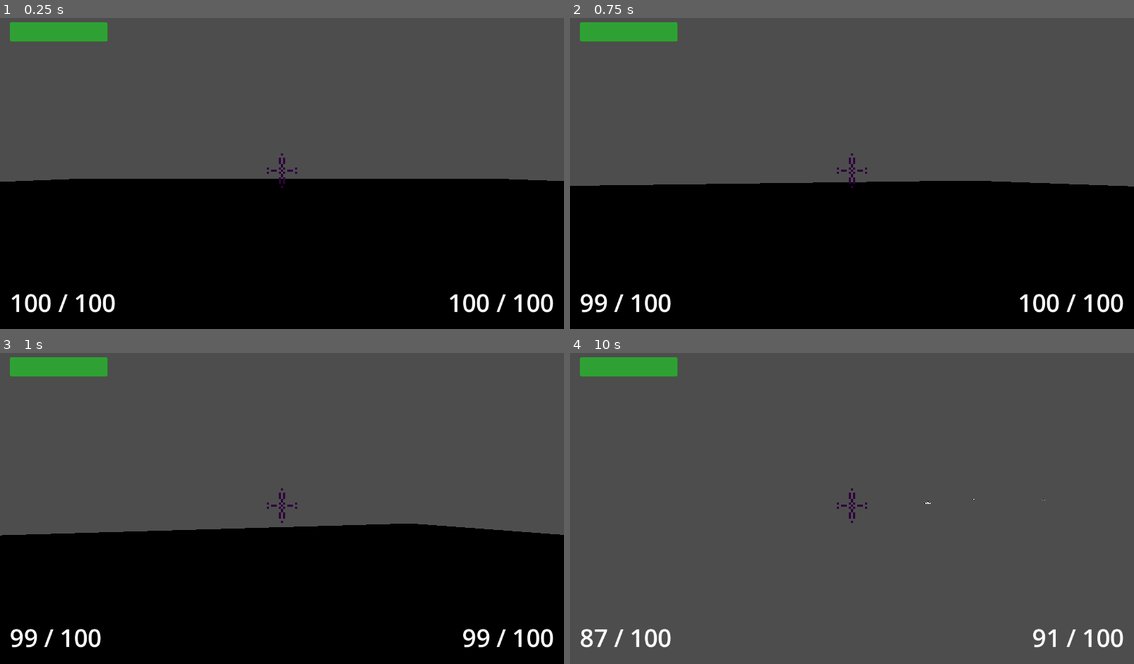
Above: before the commit, frames 1-4 (two rows, left to right).
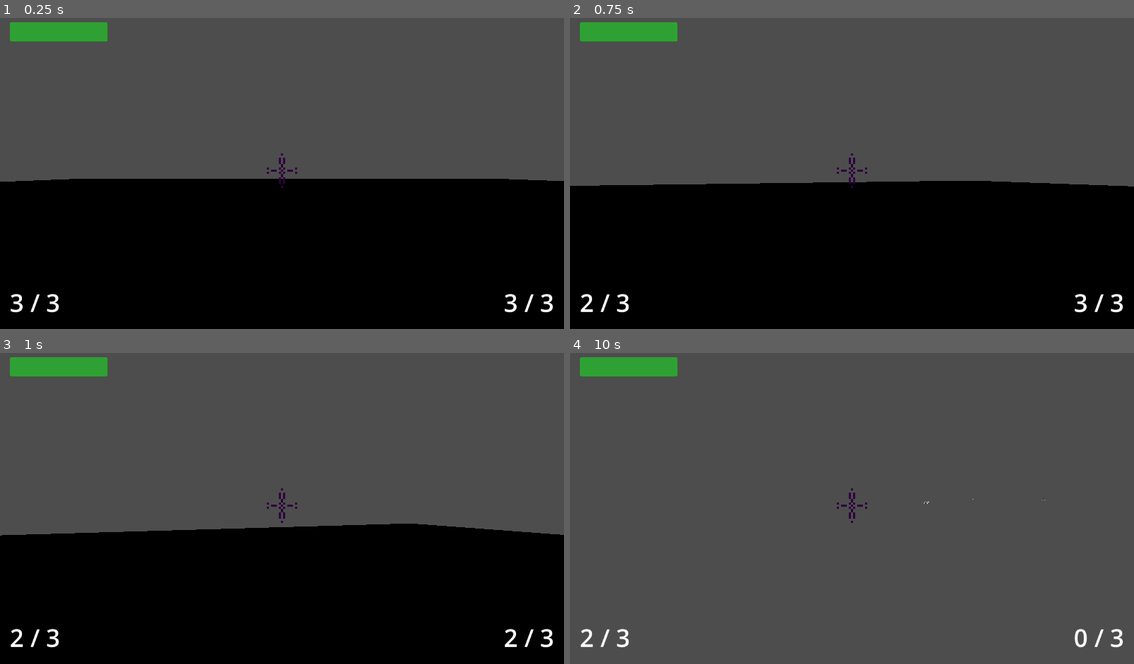
Above: after the commit, the same moments.

Repository: Bubullzz/CodeName-MegaKill
Game: Godot game, scene res://scenes/base.tscn
The game is run twice, just before and just after one commit, with the same random seed, the same clock (stepped at 60 frames per second) and the same inputs.
Inputs (mouse positions are in pixels of both pictures, inside the frame that each line leads up to):
- Up to frame 1 (0.25 s): no input
- Up to frame 2 (0.75 s): tap Enter at 0.5 s; move the mouse to (880, 170) at 0.52 s; hold Up (ui_up) from 0.53 s (still down); click (880, 170) at 0.6 s
- Up to frame 3 (1 s): keep holding Up (ui_up); tap Space (jump) at 0.77 s; right-click (310, 505) at 0.8 s
- Up to frame 4 (10 s): tap Space (jump) at 1.07, 1.52, 1.55, 1.82, 2.1, 3.02, 3.32, 3.77, 3.8, 4.07, 4.25, 4.52, 4.82, 5.75, 6.02, 6.05, 6.32, 6.77, 7.07, 7.25, 7.35, 7.52, 7.82, 8.3, 9.02, 9.32, 9.77 s; move the mouse to (823, 508) at 1.27 s; right-click (823, 508) at 1.35 s; click (823, 508) at 1.42 s; move the mouse to (863, 499) at 2.02 s; click (863, 499) at 2.3 s; move the mouse to (846, 511) at 2.77 s; click (846, 511) at 2.85 s; right-click (846, 511) at 3.05 s; move the mouse to (891, 508) at 3.52 s; right-click (891, 508) at 3.6 s; click (891, 508) at 3.67 s; move the mouse to (806, 502) at 4.27 s; tap 0 at 4.35 s; click (806, 502) at 4.55 s; tap Enter at 5, 6.5 s; move the mouse to (857, 505) at 5.02 s; hold 1 5.03-5.78 s; click (857, 505) at 5.17 s; right-click (857, 505) at 5.3 s; move the mouse to (829, 499) at 5.77 s; release Up (ui_up) at 5.78 s; hold Right (ui_right) 5.78-6.53 s; click (829, 499) at 5.85 s; move the mouse to (880, 505) at 6.52 s; hold Up (ui_up) 6.53-8.78 s; right-click (880, 505) at 6.6 s; click (880, 505) at 6.8 s; move the mouse to (823, 508) at 7.27 s; click (823, 508) at 7.42 s; right-click (823, 508) at 7.55 s; move the mouse to (863, 499) at 8.02 s; click (863, 499) at 8.1 s; move the mouse to (846, 511) at 8.77 s; hold Left (ui_left) 8.78-9.53 s; right-click (846, 511) at 8.85 s; click (846, 511) at 9.05 s; move the mouse to (891, 508) at 9.52 s; hold Up (ui_up) from 9.53 s (still down); hold 0 from 9.53 s (still down); click (891, 508) at 9.67 s; right-click (891, 508) at 9.8 s

The runs differ from the first frame. In frame 1, 1.0% of the frame differs, in the area x 1-99%, y 88-95%; in frame 2, 0.9%; in frame 3, 0.9%; in frame 4, 0.8%.

Commit message:
vrmnt tres tres wow ces betises

Diff:
--- a/project.godot
+++ b/project.godot
@@ -72,6 +72,16 @@
 "events": [Object(InputEventKey,"resource_local_to_scene":false,"resource_name":"","device":-1,"window_id":0,"alt_press …(192 unchanged characters)…
 ]
 }
+left_click={
+"deadzone": 0.2,
+"events": [Object(InputEventMouseButton,"resource_local_to_scene":false,"resource_name":"","device":-1,"window_id":0,"alt_pressed":false,"shift_pressed":false,"ctrl_pressed":false,"meta_pressed":false,"button_mask":0,"position":Vector2(0, 0),"global_position":Vector2(0, 0),"factor":1.0,"button_index":1,"canceled":false,"pressed":false,"double_click":false,"script":null)
+]
+}
+right_click={
+"deadzone": 0.2,
+"events": [Object(InputEventMouseButton,"resource_local_to_scene":false,"resource_name":"","device":-1,"window_id":0,"alt_pressed":false,"shift_pressed":false,"ctrl_pressed":false,"meta_pressed":false,"button_mask":0,"position":Vector2(0, 0),"global_position":Vector2(0, 0),"factor":1.0,"button_index":2,"canceled":false,"pressed":false,"double_click":false,"script":null)
+]
+}
 
 [layer_names]
 
--- a/scenes/base.tscn
+++ b/scenes/base.tscn
@@ -2,10 +2,10 @@
 
 [ext_resource type="Shader" uid="uid://d3enmqypxhrci" path="res://shaders/checkered_text.tres" id="1_rpg24"]
 [ext_resource type="PackedScene" uid="uid://bw1drfqajadyt" path="res://scenes/player.tscn" id="2_baglu"]
-[ext_resource type="PackedScene" uid="uid://dc1iqq12cyce4" path="res://scenes/pistol.tscn" id="3_40w10"]
 [ext_resource type="PackedScene" uid="uid://5ntplykvk5fu" path="res://scenes/ui.tscn" id="4_h5ip5"]
 [ext_resource type="PackedScene" uid="uid://be3p8r6qjxrih" path="res://scenes/goons_manager.tscn" id="5_xvvcp"]
 [ext_resource type="Script" uid="uid://cl484a8d5fshe" path="res://scripts/goons_manager.gd" id="6_hh5oj"]
+[ext_resource type="PackedScene" uid="uid://bely0j6j6uet2" path="res://scenes/weapons/sniper.tscn" id="6_xvvcp"]
 
 [sub_resource type="BoxShape3D" id="BoxShape3D_g5ejs"]
 size = Vector3(5000, 1, 5000)
@@ -33,13 +33,8 @@
 
 [node name="Player" parent="." unique_id=278495042 node_paths=PackedStringArray("left_weapon", "right_weapon") instance=ExtResource("2_baglu")]
 transform = Transform3D(1, 0, 0, 0, 1, 0, 0, 0, 1, -1.64392, 0.5, -1.58216)
-jump_impulse = 25
-left_weapon = NodePath("../Pistol")
-right_weapon = NodePath("../Pistol2")
-
-[node name="Pistol2" parent="." unique_id=821041195 instance=ExtResource("3_40w10")]
-
-[node name="Pistol" parent="." unique_id=1052627702 instance=ExtResource("3_40w10")]
+left_weapon = NodePath("../Sniper")
+right_weapon = NodePath("../Sniper2")
 
 [node name="UI" parent="." unique_id=571154096 instance=ExtResource("4_h5ip5")]
 
@@ -48,3 +43,9 @@
 
 [node name="DirectionalLight3D" type="DirectionalLight3D" parent="." unique_id=1438451221]
 transform = Transform3D(1, 0, 0, 0, 1, 0, 0, 0, 1, -37, 22, 0)
+
+[node name="Sniper" parent="." unique_id=1948452049 instance=ExtResource("6_xvvcp")]
+transform = Transform3D(1, 0, 0, 0, 1, 0, 0, 0, 1, 46.75356, 0.5, 30.3146)
+
+[node name="Sniper2" parent="." unique_id=1658805590 instance=ExtResource("6_xvvcp")]
+transform = Transform3D(1, 0, 0, 0, 1, 0, 0, 0, 1, -5.6352806, 0.4999962, 36.8774)
--- /dev/null
+++ b/scenes/components/ammo_component.tscn
@@ -0,0 +1,6 @@
+[gd_scene format=3 uid="uid://bvb4u6d002syr"]
+
+[ext_resource type="Script" uid="uid://cvcnju504pr1f" path="res://scripts/ammo_component.gd" id="1_820xg"]
+
+[node name="AmmoComponent" type="Node" unique_id=1855024653]
+script = ExtResource("1_820xg")
--- /dev/null
+++ b/scenes/components/rotation_component.tscn
@@ -0,0 +1,6 @@
+[gd_scene format=3 uid="uid://4a0leygdyu3u"]
+
+[ext_resource type="Script" uid="uid://dqb04dxctlsba" path="res://scripts/rotation_component.gd" id="1_5dstl"]
+
+[node name="RotationComponent" type="Node" unique_id=1342850550]
+script = ExtResource("1_5dstl")
--- /dev/null
+++ b/scenes/components/shooting_component.tscn
@@ -0,0 +1,6 @@
+[gd_scene format=3 uid="uid://tikrwhllr2l3"]
+
+[ext_resource type="Script" uid="uid://dwxa5gbc1elbl" path="res://scripts/shooting_component.gd" id="1_15plg"]
+
+[node name="ShootingComponent" type="Node" unique_id=503271971]
+script = ExtResource("1_15plg")
--- a/scenes/goon.tscn
+++ b/scenes/goon.tscn
@@ -5,6 +5,7 @@
 [ext_resource type="PackedScene" uid="uid://cwmysuopjcerq" path="res://assets/Spider_incroyable.glb" id="4_lvo0j"]
 [ext_resource type="Script" uid="uid://suy82x121iat" path="res://scripts/move_component.gd" id="5_ovaai"]
 [ext_resource type="Script" uid="uid://bd74ox5l6shpo" path="res://scripts/health_component.gd" id="6_23mmg"]
+[ext_resource type="Script" uid="uid://dqb04dxctlsba" path="res://scripts/rotation_component.gd" id="6_j6mg7"]
 [ext_resource type="PackedScene" uid="uid://b21j6hh7458a3" path="res://scenes/components/target_player_component.tscn" id="7_23mmg"]
 
 [sub_resource type="BoxShape3D" id="BoxShape3D_32l3e"]
@@ -56,5 +57,10 @@
 script = ExtResource("6_23mmg")
 metadata/_custom_type_script = "uid://bd74ox5l6shpo"
 
+[node name="RotationComponent" type="Node" parent="." unique_id=724751862 node_paths=PackedStringArray("rotatee")]
+script = ExtResource("6_j6mg7")
+rotatee = NodePath("..")
+metadata/_custom_type_script = "uid://dqb04dxctlsba"
+
 [node name="TargetPlayerComponent" parent="." unique_id=739288033 instance=ExtResource("7_23mmg")]
 transform = Transform3D(-4.371139e-08, 0, -1, 0, 1, 0, 1, 0, -4.371139e-08, 0, 0, 0)
--- a/scenes/pistol.tscn
+++ b/scenes/pistol.tscn
@@ -1,6 +1,13 @@
-[gd_scene format=3 uid="uid://dc1iqq12cyce4"]
+[gd_scene format=3 uid="uid://dgdgnhnvqijxe"]
 
-[ext_resource type="Script" uid="uid://o2huyyupa5sy" path="res://scripts/weapons/pistol.gd" id="1_igbvm"]
+[sub_resource type="GDScript" id="GDScript_46jcc"]
+script/source = "extends Weapon
+
+class_name Pistol
+
+func _ready() -> void:
+	pass
+"
 
 [node name="Pistol" type="Node" unique_id=821041195]
-script = ExtResource("1_igbvm")
+script = SubResource("GDScript_46jcc")
--- a/scenes/player.tscn
+++ b/scenes/player.tscn
@@ -8,10 +8,12 @@
 [sub_resource type="CapsuleShape3D" id="CapsuleShape3D_g2els"]
 height = 2.26924
 
-[node name="Player" type="CharacterBody3D" unique_id=2057484635]
+[node name="Player" type="CharacterBody3D" unique_id=2057484635 node_paths=PackedStringArray("left_weapon", "right_weapon")]
 collision_layer = 2
 collision_mask = 5
 script = ExtResource("1_3vyb7")
+left_weapon = NodePath("")
+right_weapon = NodePath("")
 
 [node name="CollisionShape3D" type="CollisionShape3D" parent="." unique_id=1726358435]
 transform = Transform3D(1, 0, 0, 0, 1, 0, 0, 0, 1, 0, 1.09371, 0)
--- /dev/null
+++ b/scenes/weapons/sniper.tscn
@@ -0,0 +1,18 @@
+[gd_scene format=3 uid="uid://bely0j6j6uet2"]
+
+[ext_resource type="Script" uid="uid://b1xco7iic0tmw" path="res://scripts/sniper.gd" id="1_hn2em"]
+[ext_resource type="PackedScene" uid="uid://bvb4u6d002syr" path="res://scenes/components/ammo_component.tscn" id="2_ohs8w"]
+[ext_resource type="PackedScene" uid="uid://tikrwhllr2l3" path="res://scenes/components/shooting_component.tscn" id="3_aip7g"]
+
+[node name="Sniper" type="Node3D" unique_id=1948452049]
+script = ExtResource("1_hn2em")
+metadata/_custom_type_script = "uid://cnrgngifamh8n"
+
+[node name="AmmoComponent" parent="." unique_id=1855024653 node_paths=PackedStringArray("parent_weapon") instance=ExtResource("2_ohs8w")]
+max_ammo = 3
+reload_time = 4.0
+fire_rate = 1000
+parent_weapon = NodePath("..")
+
+[node name="ShootingComponent" parent="." unique_id=503271971 node_paths=PackedStringArray("weapon") instance=ExtResource("3_aip7g")]
+weapon = NodePath("..")
--- /dev/null
+++ b/scripts/ammo_component.gd
@@ -0,0 +1,69 @@
+extends Node
+
+@export var max_ammo: int
+@export var reload_time: float
+@export var fire_rate: int # in msec
+@export var last_shot: int = -1
+@export var is_automatic: bool
+@export var parent_weapon: Weapon
+var curr_ammo: int
+var continue_shooting := false
+var is_reloading := false
+signal shot
+
+func _ready() -> void:
+	update_ammo(max_ammo)
+
+func update_ammo(new_current_ammo):
+	curr_ammo = new_current_ammo
+	parent_weapon.ammo_updated.emit(curr_ammo, max_ammo)
+
+func reload():
+	is_reloading = true
+	await get_tree().create_timer(reload_time).timeout
+	update_ammo(max_ammo)
+	is_reloading = false
+
+func can_shoot():
+	if is_reloading: print("reloading"); return false
+
+	if curr_ammo == 0:
+		reload()
+		continue_shooting = false
+		print("no ammo")
+		return false
+
+	return true
+
+func shoot():
+	shot.emit()
+	update_ammo(curr_ammo - 1)
+	print(curr_ammo)
+	last_shot = Time.get_ticks_msec()
+
+
+func start_shooting():
+	var now = Time.get_ticks_msec()
+	if !can_shoot():
+		return
+
+	continue_shooting = true
+	# await between two start_shooting smaller than fire_rate
+	var time_before_next_shot = (last_shot + fire_rate) - now
+
+	if time_before_next_shot > 0:
+		await get_tree().create_timer(time_before_next_shot).timeout
+
+	shoot()
+	if !is_automatic:
+		continue_shooting = false
+		return
+
+	await get_tree().create_timer(float(fire_rate)/1000.).timeout
+	# if automatic, loop on bullets while able
+	while can_shoot() and continue_shooting:
+		shoot()
+		await get_tree().create_timer(float(fire_rate)/1000.).timeout
+
+func stop_shooting():
+	continue_shooting = false
--- a/scripts/goon.gd
+++ b/scripts/goon.gd
@@ -7,6 +7,7 @@
 @onready var target_player_component: TargetPlayerComponent = $TargetPlayerComponent
 @onready var body_hurtbox: CustomHurtbox = $BodyHurtbox
 @onready var weakspot_hurtbox: CustomHurtbox = $WeakspotHurtbox
+@onready var rotation_component: RotationComponent = $RotationComponent
 
 @export var damage = 10
 var direction_to_player := Vector3(0.,0.,0.)
@@ -32,10 +33,12 @@
 	return instance
 
 func hit(w: Weapon):
-	health_component.damage(w.damage)
+	health_component.damage(w.get_damage())
 
 func weakspot_hit(w: Weapon):
-	health_component.damage(w.damage * 3)
+	health_component.damage(w.get_damage() * 3)
 
 func _physics_process(delta: float) -> void:
-	move_component.move(Vector2(direction_to_player.x, direction_to_player.z), delta)
+	var dir_2d = Vector2(direction_to_player.x, direction_to_player.z)
+	move_component.move(dir_2d, delta)
+	rotation_component.rotate(dir_2d)
--- a/scripts/input_component.gd
+++ b/scripts/input_component.gd
@@ -9,6 +9,8 @@
 signal mouse_movement_updated
 signal left_click
 signal right_click
+signal left_click_released
+signal right_click_released
 
 func _ready() -> void:
 	Input.mouse_mode = Input.MOUSE_MODE_CAPTURED
@@ -30,11 +32,14 @@
 		mouse_movement_updated.emit(mouse_screen_relative)
 
 	# Left/Right click
-	if Input.is_mouse_button_pressed(MOUSE_BUTTON_LEFT):
+	if Input.is_action_just_pressed("left_click"):
 		left_click.emit()
-	if Input.is_mouse_button_pressed(MOUSE_BUTTON_RIGHT):
+	if Input.is_action_just_pressed("right_click"):
 		right_click.emit()
-
+	if Input.is_action_just_released("left_click"):
+		left_click_released.emit()
+	if Input.is_action_just_released("right_click"):
+		right_click_released.emit()
 
 	# Bullshit blazing
 	if Input.is_key_pressed(KEY_0):
--- a/scripts/move_component.gd
+++ b/scripts/move_component.gd
@@ -28,10 +28,3 @@
 
 	body.move_and_slide()
 	return
-
-# I have to create the rotationcomponent
-func rotate(direction: Vector2):
-	# Face movement direction
-	if direction.length_squared() > 0.001:
-		var look_dir := Vector3(-direction.x, 0.0, -direction.y).normalized()
-		body.look_at(body.global_position + look_dir, Vector3.UP)
--- a/scripts/player.gd
+++ b/scripts/player.gd
@@ -26,9 +26,10 @@
 	input_component.mouse_movement_updated.connect(mouse_moved)
 
 	# Needs clearer handle of start shooting / stoped shooting
-	input_component.left_click.connect(func(): left_weapon.shoot(ray))
-	input_component.right_click.connect(func(): right_weapon.shoot(ray))
-
+	input_component.left_click.connect(func(): left_weapon.start_shooting_weapon())
+	input_component.right_click.connect(func(): right_weapon.start_shooting_weapon())
+	input_component.left_click_released.connect(func(): left_weapon.stop_shooting_weapon())
+	input_component.right_click_released.connect(func(): right_weapon.stop_shooting_weapon())
 	# Already editor-connected
 	# hurt_box.area_entered.connect(_on_hurtbox_entered)
 
--- /dev/null
+++ b/scripts/rotation_component.gd
@@ -0,0 +1,10 @@
+class_name RotationComponent extends Node
+
+@export var rotatee: Node3D
+
+# I have to create the rotationcomponent
+func rotate(direction: Vector2):
+	# Face movement direction
+	if direction.length_squared() > 0.001:
+		var look_dir := Vector3(-direction.x, 0.0, -direction.y).normalized()
+		rotatee.look_at(rotatee.global_position + look_dir, Vector3.UP)
--- /dev/null
+++ b/scripts/shooting_component.gd
@@ -0,0 +1,11 @@
+extends Node
+
+signal hit_something(target: Node3D)
+@export var weapon: Weapon
+
+# When this is called we already knwo we can shoot
+func shoot(ray: RayCast3D)-> void:
+	var first = ray.get_collider()
+	if first:
+		hit_something.emit(first)
+		first.hit(weapon)
--- /dev/null
+++ b/scripts/sniper.gd
@@ -0,0 +1,4 @@
+extends Weapon
+
+func get_damage():
+	return 1000 # C DEGUEU MAIS JE DOIS DORMIR
--- a/scripts/ui.gd
+++ b/scripts/ui.gd
@@ -9,21 +9,18 @@
 	%HitMarkerTimer.start()
 	%HitMarkerSound.play()
 
-func update_weapon_info(w: Weapon):
-	if w == Global.player.right_weapon:
-		%RightWeaponInfoLabel.text = "%d / %d" % [w.curr_ammo, w.max_ammo]
-	elif w == Global.player.left_weapon:
-		%LeftWeaponInfoLabel.text = "%d / %d" % [w.curr_ammo, w.max_ammo]
-	else:
-		print("this shouldn't be printed")
+func update_left_label_info(current_ammo: int, max_ammo: int):
+	%LeftWeaponInfoLabel.text = "%d / %d" % [current_ammo,max_ammo]
+
+func update_right_label_info(current_ammo: int, max_ammo: int):
+	%RightWeaponInfoLabel.text = "%d / %d" % [current_ammo,max_ammo]
+
 
 func _ready() -> void:
 	Global.player.health_component.health_updated.connect(func (curr, _max): %ProgressBar.value = curr)
 	Global.player.hit.connect(mark_hit)
-	Global.player.left_weapon.weapon_updated.connect(update_weapon_info)
-	Global.player.right_weapon.weapon_updated.connect(update_weapon_info)
-	update_weapon_info(Global.player.left_weapon)
-	update_weapon_info(Global.player.right_weapon)
+	Global.player.left_weapon.ammo_updated.connect(update_left_label_info)
+	Global.player.right_weapon.ammo_updated.connect(update_right_label_info)
 
 func _process(_delta):
 	if Input.is_action_pressed("pause"):
--- a/scripts/weapon.gd
+++ b/scripts/weapon.gd
@@ -1,73 +1,29 @@
-@abstract
-class_name Weapon
-
-extends Node
+class_name Weapon extends Node3D
 
 signal weapon_updated(weapon)
 signal hit(damage: float, target: Node3D)
+signal ammo_updated(current_ammo: int, max_ammo: int)
 
-var damage: int
-var max_ammo: int
-var curr_ammo: int # Should be array of specific / interesting bullets
-var reload_time: float
-var fire_rate: int # in msec
-var last_shot: int = -1 # in msec too
-var is_reloading = false
 var weapon_name = "dummy"
-@export var firerated_player: AudioStreamPlayer
-var shoot_player: AudioStreamPlayer
-var sprite: Sprite2D
-
-func setup_sound_players(default = false):
-	firerated_player = AudioStreamPlayer.new()
-	shoot_player = AudioStreamPlayer.new()
-	add_child(firerated_player)
-	add_child(shoot_player)
-	if default:
-		firerated_player.stream = load("res://assets/sounds/weapons/default_firerated.mp3")
-		shoot_player.stream = load("res://assets/sounds/weapons/default_shoot.mp3")
-	else:
-		firerated_player.stream = load("res://assets/sounds/weapons/%s_firerated.mp3" % [weapon_name])
-		shoot_player.stream = load("res://assets/sounds/weapons/%s_shoot.mp3" % [weapon_name])
+var ammo_component: Node
+var shooting_component: Node
 
 func _ready() -> void:
-	curr_ammo = max_ammo
+	ammo_component = $AmmoComponent
+	shooting_component = $ShootingComponent
+	ammo_component.shot.connect(func(): shooting_component.shoot(Global.player.ray))
 
-func reload():
-	is_reloading = true
-	await get_tree().create_timer(reload_time).timeout
-	curr_ammo = max_ammo
-	is_reloading = false
+func get_damage():
+	return 0
 
-	weapon_updated.emit(self)
+func start_shooting_weapon()-> void:
+	ammo_component.start_shooting()
 
-func can_shoot()-> bool:
-	if is_reloading: print("reloading"); return false
+func stop_shooting_weapon()-> void:
+	ammo_component.stop_shooting()
 
-	if curr_ammo == 0:
-		reload()
-		print("no ammo")
-		return false
-	if Time.get_ticks_msec() < last_shot + fire_rate:
-		firerated_player.play()
-		return false
+func get_curr_ammo():
+	return ammo_component.curr_ammo
 
-	return true
-
-
-func shoot(ray: RayCast3D)-> void:
-	if not can_shoot():
-		# Handle ayo tu peux pas tirer, sons etc
-		return
-
-	curr_ammo -= 1
-	last_shot = Time.get_ticks_msec()
-
-	var first = ray.get_collider()
-	if first is CustomHurtbox:
-		print("shot customhurtbox")
-		hit.emit(first) # send info to UI
-		first.hit(self)
-	#shoot_player.play()
-
-	weapon_updated.emit(self)
+func get_max_ammo():
+	return ammo_component.max_ammo
--- a/scripts/weapons/pistol.gd
+++ /dev/null
@@ -1,12 +0,0 @@
-extends Weapon
-
-class_name Pistol
-
-func _ready() -> void:
-	max_ammo = 100
-	damage = 2
-	reload_time = 3.
-	fire_rate = 100
-	weapon_name = "pistol"
-	super._ready()
-	setup_sound_players()
Not shown, added: scripts/ammo_component.gd.uid
Not shown, added: scripts/rotation_component.gd.uid
Not shown, added: scripts/shooting_component.gd.uid
Not shown, added: scripts/sniper.gd.uid
Not shown, removed: scripts/weapons/pistol.gd.uid
